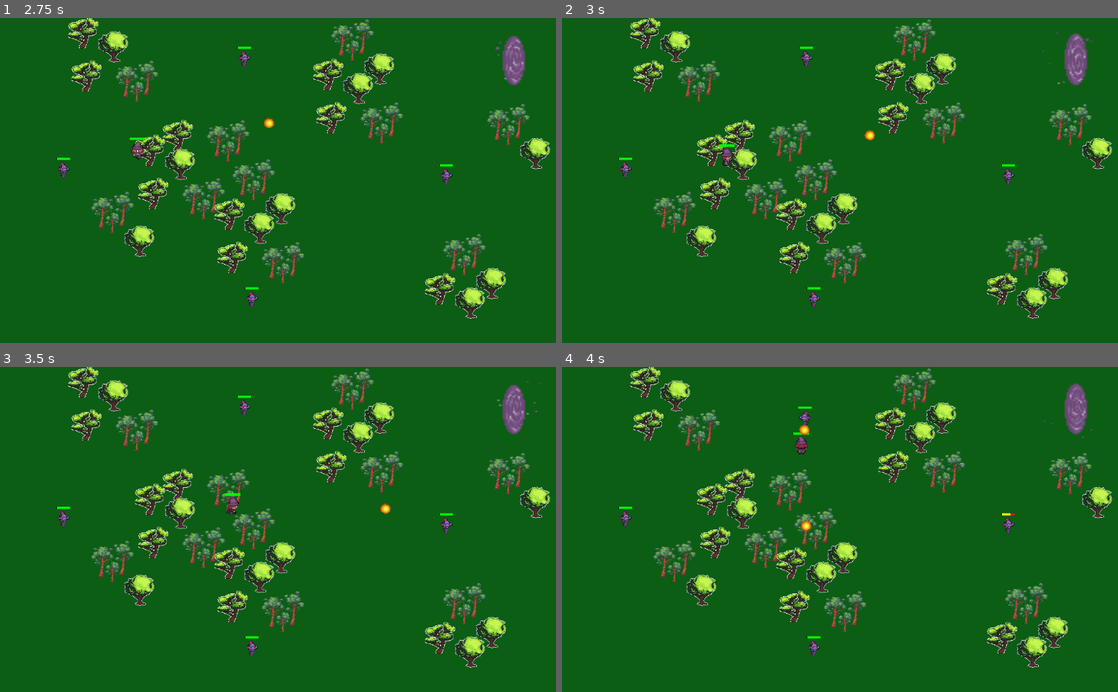
Above: before the commit, frames 1-4 (two rows, left to right).
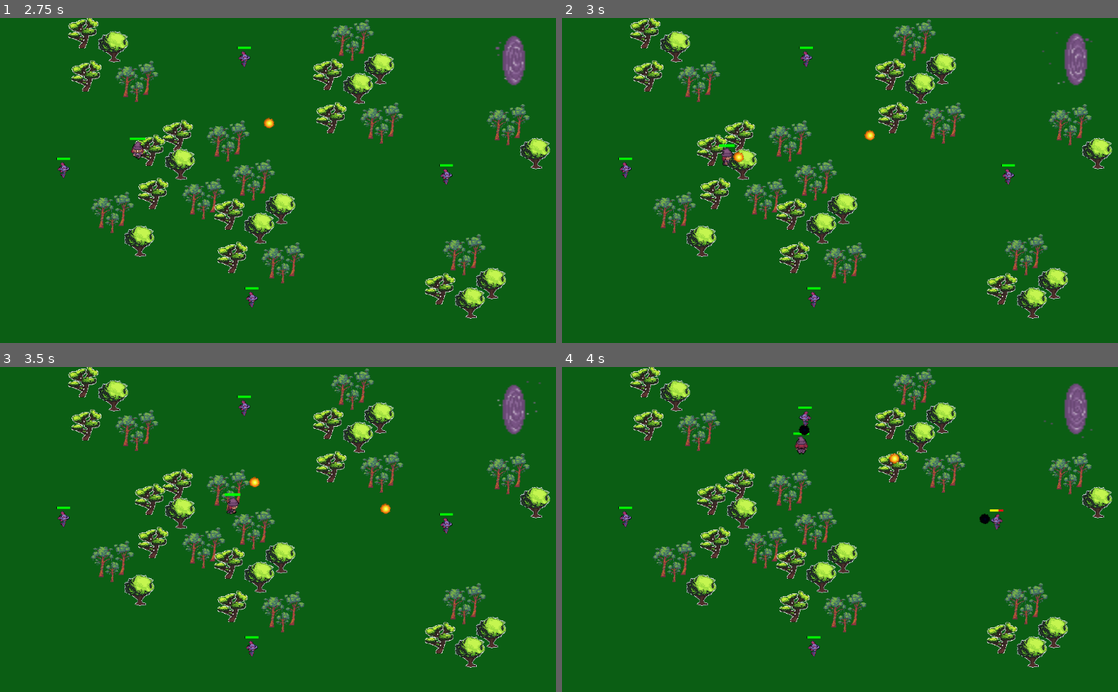
Above: after the commit, the same moments.

Repository: ann-rod/wizard_of_the_land
Game: Godot game, scene res://key_scenes/title_screen/TitleScreen.tscn
Same seed, same stepped clock (60 frames per second), same inputs: the game is played once before the commit and once after it.
Inputs (mouse positions are in pixels of both pictures, inside the frame that each line leads up to):
- Up to frame 1 (2.75 s): click "Start" at 0.5 s; move the mouse to (400, 164) at 1.27 s; hold Right (move_right) 1.28-2.03 s; click (400, 164) at 1.35 s; move the mouse to (166, 196) at 2.02 s; hold Down (move_down) from 2.03 s (still down); click (166, 196) at 2.1 s
- Up to frame 2 (3 s): move the mouse to (895, 109) at 2.77 s; release Down (move_down) at 2.78 s; hold Right (move_right) from 2.78 s (still down); click (895, 109) at 2.85 s
- Up to frame 3 (3.5 s): keep holding Right (move_right)
- Up to frame 4 (4 s): move the mouse to (812, 594) at 3.52 s; release Right (move_right) at 3.53 s; hold W (move_up) from 3.53 s (still down); click (812, 594) at 3.6 s

Frame 1 is identical in both runs. In frame 2, less than 0.1% of the frame differs, in the area x 30-33%, y 41-45%; in frame 3, less than 0.1%; in frame 4, 0.3%, in the area x 42-82%, y 17-52%.

Commit message:
Mobs react to being attacked, player fire rate slightly faster, Mob spells tinted dark blue

Diff:
--- a/characters/Player.tscn
+++ b/characters/Player.tscn
@@ -48,7 +48,6 @@
 shape = SubResource( 2 )
 
 [node name="AttackCooldown" type="Timer" parent="." groups=["player"]]
-wait_time = 2.0
 one_shot = true
 
 [node name="SpellOriginUp" type="Position2D" parent="."]
--- a/characters/enemies/AI.gd
+++ b/characters/enemies/AI.gd
@@ -42,3 +42,8 @@
 	if(area.is_in_group("player")):
 		set_state(State.PATROL)
 		player = null
+
+
+func _on_Mob_under_attack(player_area):
+	set_state(State.ENGAGE)
+	self.player = player_area
--- a/characters/enemies/Mob.gd
+++ b/characters/enemies/Mob.gd
@@ -2,6 +2,7 @@
 
 signal mob_killed
 signal mob_cast_spell(spell, pos, dir)
+signal under_attack(player_area)
 
 export (PackedScene) var Spell
 
@@ -9,6 +10,7 @@
 onready var health_bar = $HealthBar
 onready var attack_cooldown = $MobAttackCooldown
 onready var collision_shape = $CollisionShape2D
+onready var player
 
 var MAX_HEALTH = 3
 var CURRENT_HEALTH = 3
@@ -22,6 +24,7 @@
 	screen_size = get_viewport_rect().size
 	collision_shape.disabled = false # enable collisions
 	init_health_bar()
+	get_player()
 
 # Called every frame. 'delta' is the elapsed time since the previous frame.
 func _physics_process(delta):
@@ -52,6 +55,7 @@
 func handle_hit():
 	CURRENT_HEALTH -= 1
 	health_bar._on_health_updated(CURRENT_HEALTH)
+	emit_signal("under_attack", player) # received by AI script
 	#print("mob hp: ", MOB_HP)
 
 	# mob dies
@@ -60,10 +64,14 @@
 		queue_free()
 		emit_signal("mob_killed")
 
+func get_player():
+	if(has_node("../Player")):
+		player = get_node("../Player")
 
 func _on_AI_attempt_to_shoot(target):
 	if(attack_cooldown.is_stopped()):
 		var spell_instance = preload("res://spells/Spell.tscn").instance()
+		spell_instance.modulate = Color(0,0,0.25) # change spell to appear blue
 		var spell_origin = self.global_position
 		var spell_dir = (target-spell_origin).normalized()
 		emit_signal("mob_cast_spell", spell_instance, self, spell_origin, spell_dir)
--- a/characters/enemies/Mob.tscn
+++ b/characters/enemies/Mob.tscn
@@ -69,6 +69,7 @@
 rect_scale = Vector2( 0.7, 0.7 )
 
 [connection signal="body_entered" from="." to="." method="_on_Mob_body_entered"]
+[connection signal="under_attack" from="." to="AI" method="_on_Mob_under_attack"]
 [connection signal="attempt_to_shoot" from="AI" to="." method="_on_AI_attempt_to_shoot"]
 [connection signal="chase_target" from="AI" to="." method="_on_AI_chase_target"]
 [connection signal="area_entered" from="AI/PlayerDetectionZone" to="AI" method="_on_PlayerDetectionZone_area_entered"]
